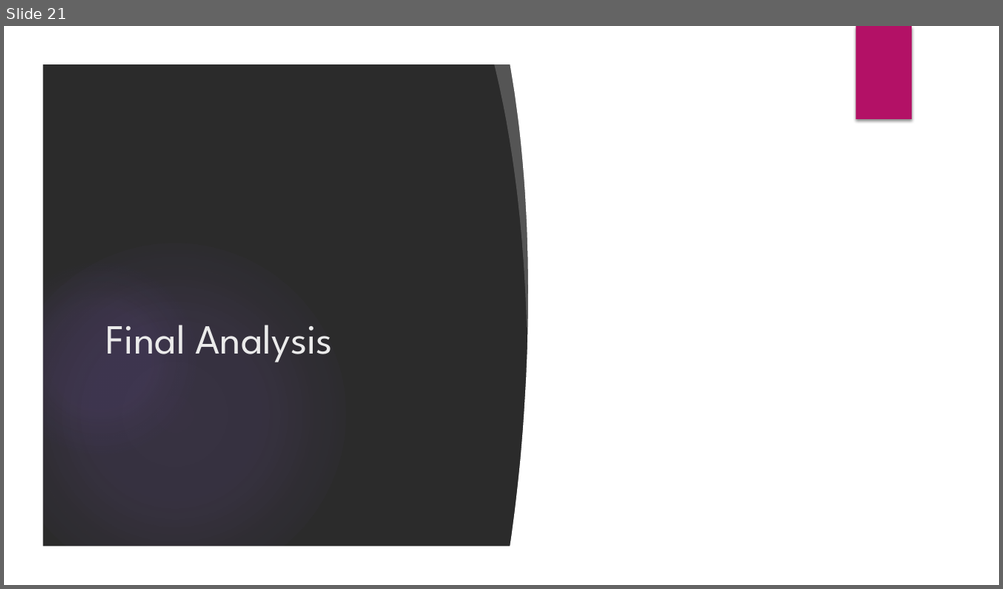
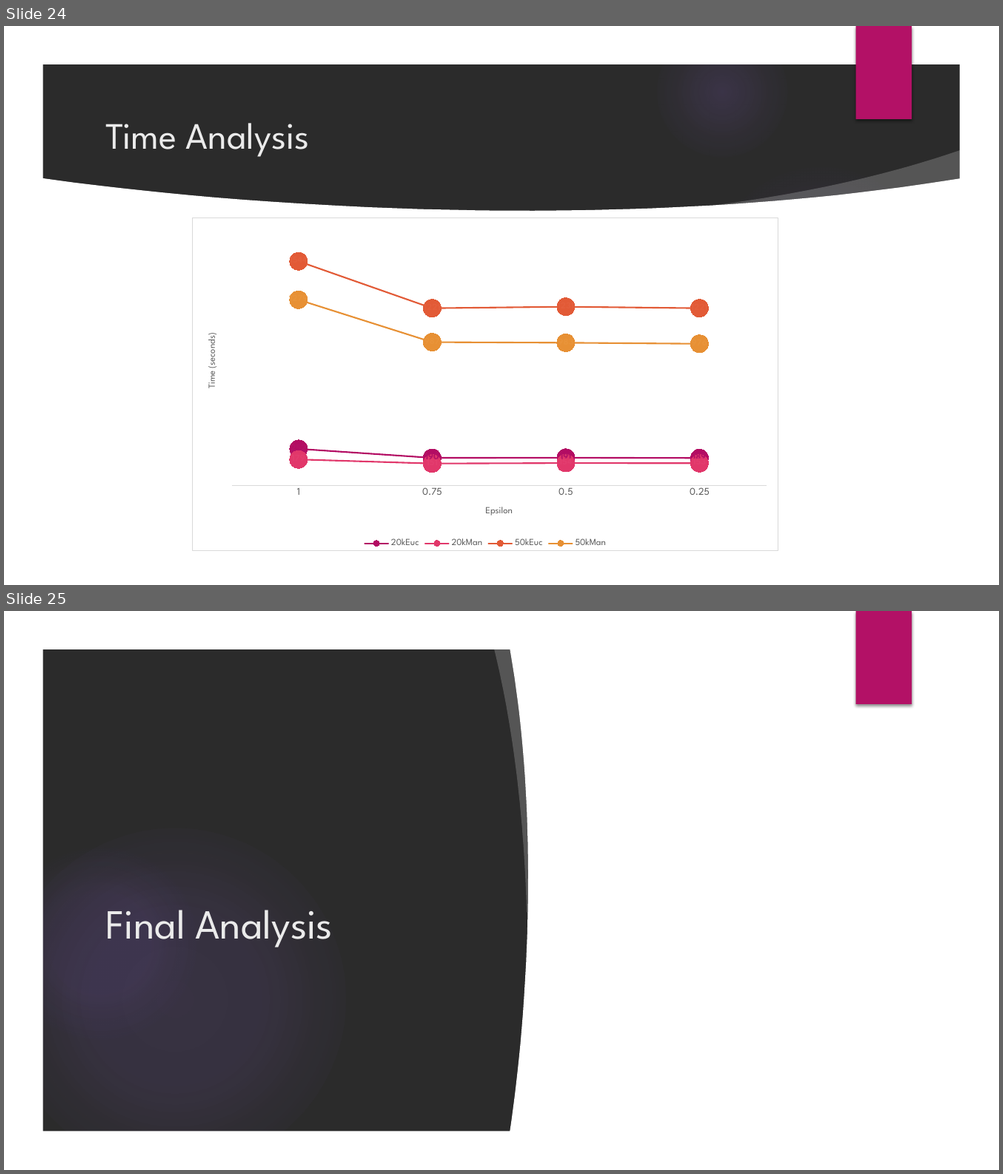
Before and after one commit to Austhyma/DataMining_Project, a slide deck: FinalPresentation.pptx. Shown one above the other, each under a label of ours: slide 21 before the commit, slides 24 and 25 after it. The pictures are 1003x589 and 1003x1174 pixels, drawn with LibreOffice and Linux fonts; fonts in the diff are those of the drawing; background and template pictures are left out; a plain dark background stands for a picture behind light text. Boxes give left, top, right and bottom in pixels: in the first picture for what was removed or moved away, otherwise in the second. Text is boxed around its words. In the diff, an @@ line names an element or a change of style, - is before the commit and + after.

```diff
--- a/FinalPresentation.pptx
+++ b/FinalPresentation.pptx
@@ slide 24 added at bbox=[4, 26, 999, 585], background picture (left out); not listed: 6 template elements that a slide beside it also shows @@
@@ title added at bbox=[105, 123, 310, 157], 36 pt, text #EBEBEB @@
+Time Analysis
@@ freeform shape added at bbox=[696, 150, 967, 232], fill #FFFFFF at 20% opacity @@
@@ freeform shape added at bbox=[41, 178, 962, 548], fill #FFFFFF @@
@@ ellipse added at bbox=[706, 163, 936, 392], fill gradient #9B6BF2 @@
@@ line chart added at bbox=[192, 217, 778, 551] @@
+categories: 1, 0.75, 0.5, 0.25
+20kEuc: 252, 190, 191, 189
+20kMan: 179, 151, 154, 153
+50kEuc: 1544, 1221, 1231, 1221
+50kMan: 1279, 987, 983, 976
@@ what was slide 21 is now slide 25 @@
```
Also in this commit, not shown: 10 slides changed, 7 other slides added, 3 slides removed.
